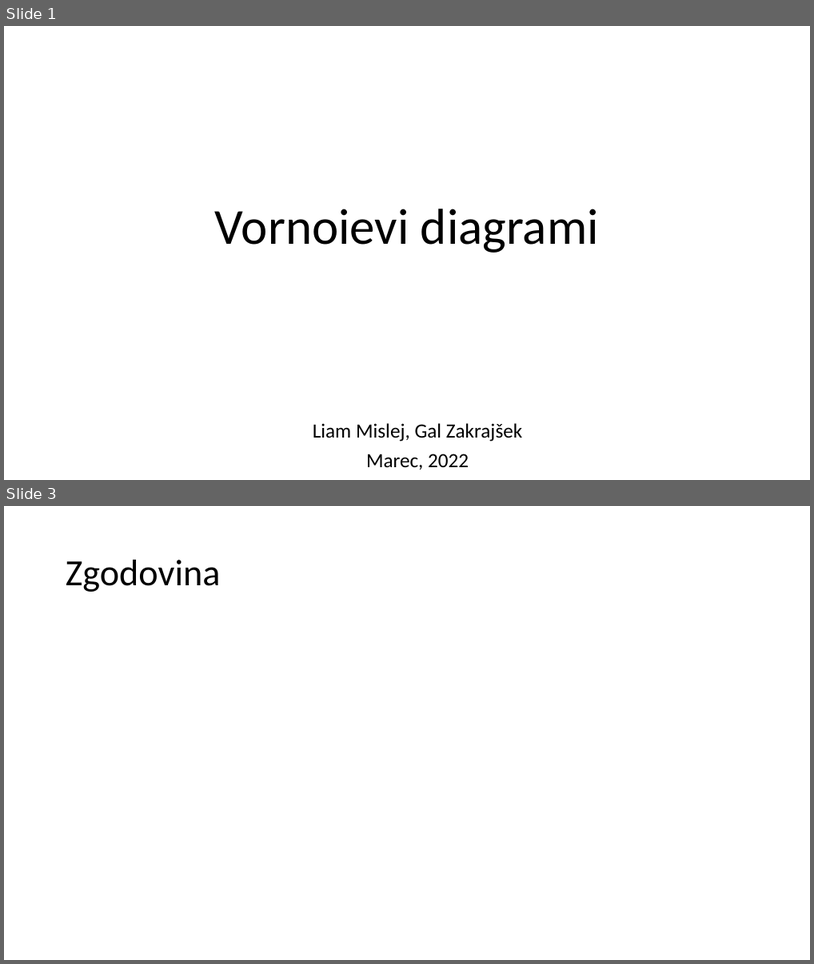
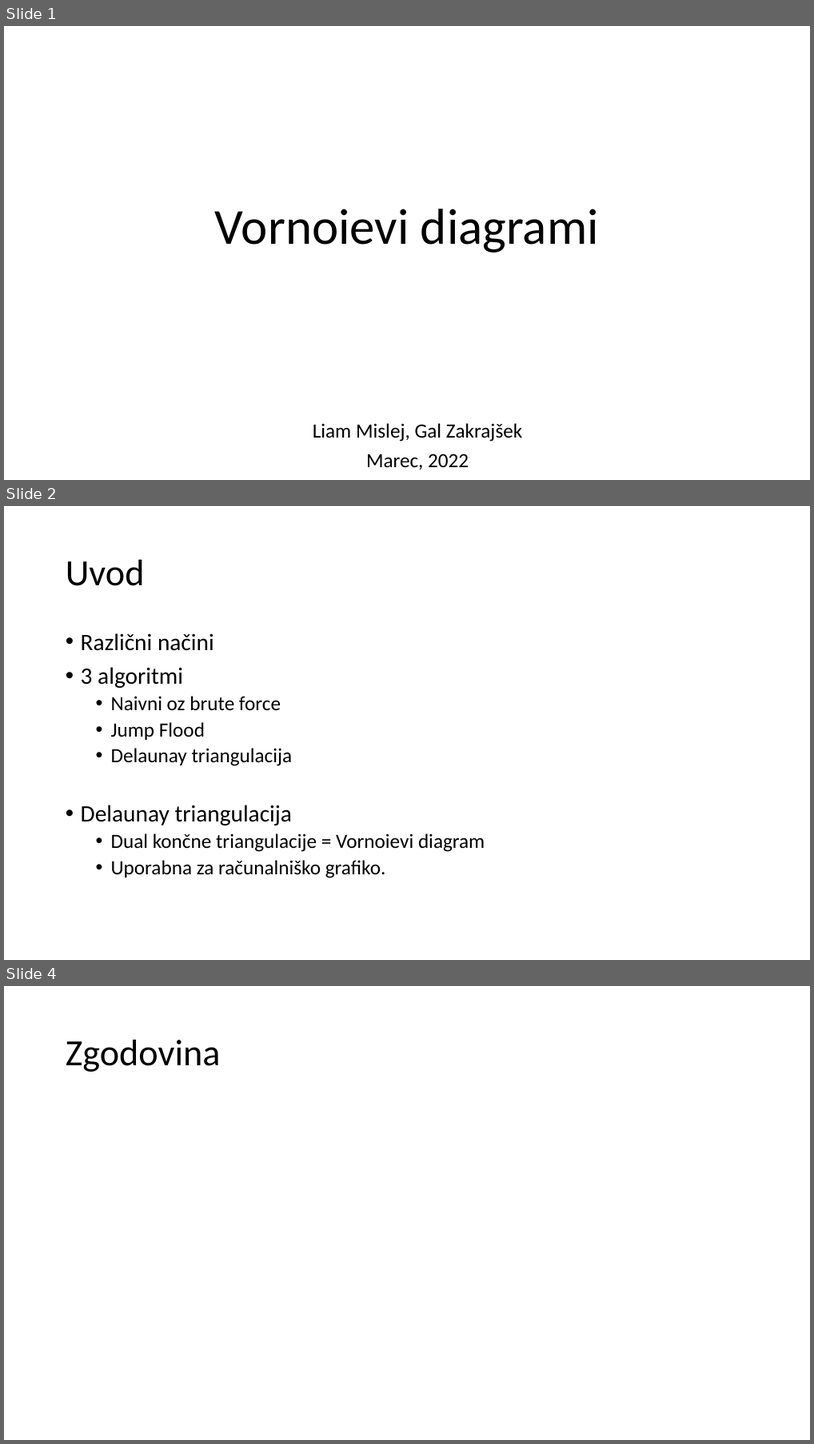
Before and after one commit to 15minutOdmora/voronoi_diagram, a slide deck: predstavitev/Vornoievi_diagrami.pptx. Shown one above the other, each under a label of ours: slides 1 and 3 before the commit, slides 1, 2 and 4 after it; the slides between them are not shown. The pictures are 814x964 and 814x1444 pixels, drawn with LibreOffice and Linux fonts; fonts in the diff are those of the drawing. Boxes give left, top, right and bottom in pixels: in the first picture for what was removed or moved away, otherwise in the second. Text is boxed around its words. In the diff, an @@ line names an element or a change of style, - is before the commit and + after.

```diff
--- a/predstavitev/Vornoievi_diagrami.pptx
+++ b/predstavitev/Vornoievi_diagrami.pptx
@@ slide 2 added at [4, 506, 810, 960], background #FFFFFF @@
@@ title added at [66, 560, 145, 586], 44 pt, text #000000 @@
+Uvod
@@ text added at [81, 633, 485, 878], 24 pt, text #000000 @@
+• Različni načini
+• 3 algoritmi
+  • Naivni oz brute force
+  • Jump Flood
+  • Delaunay triangulacija
+• Delaunay triangulacija
+  • Dual končne triangulacije = Vornoievi diagram
+  • Uporabna za računalniško grafiko.
@@ what was slide 3 is now slide 4 @@
```
Also in this commit, not shown: 3 slides changed, 5 other slides added, 1 slide removed, 11 other files.
